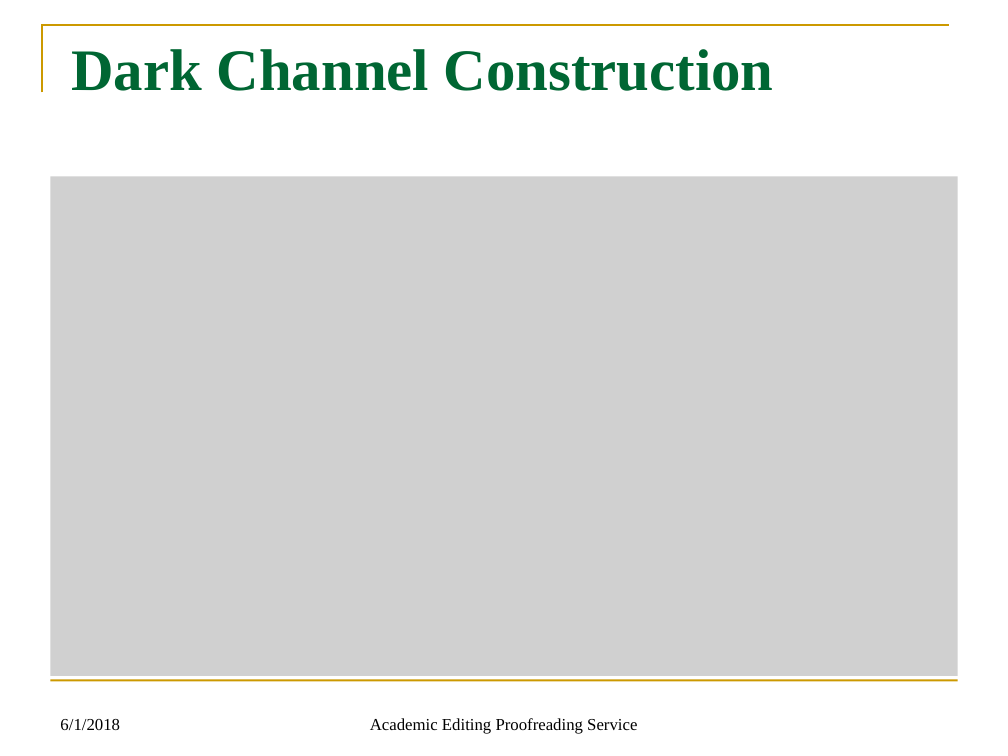
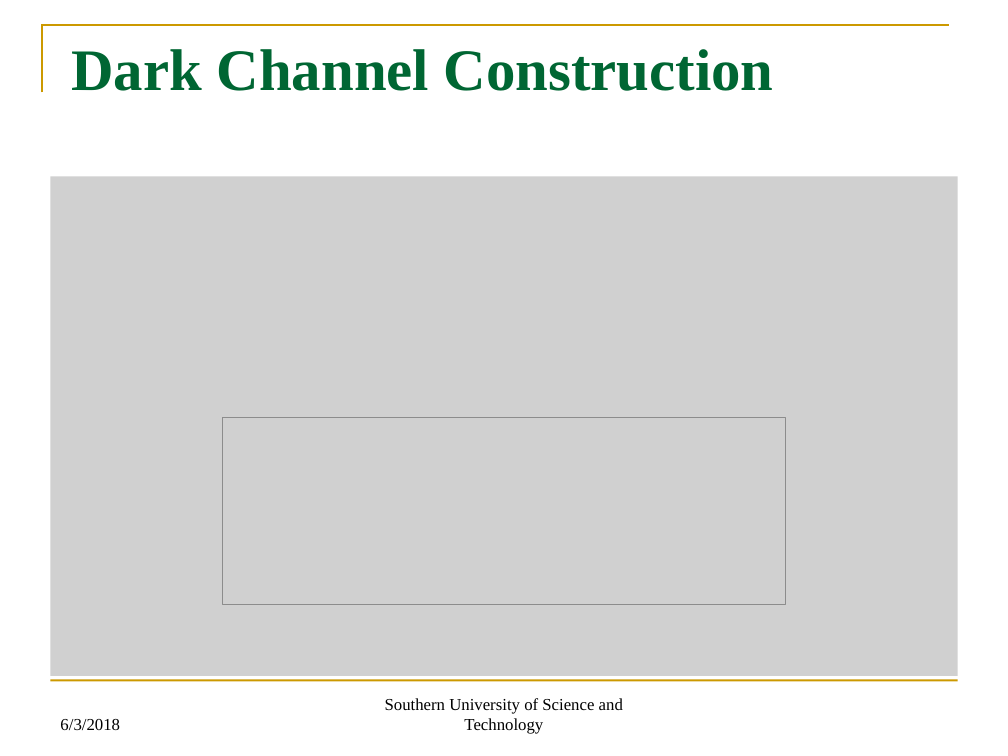
Before and after one commit to CharlesThaCat/Image-Haze-Removal-using-Dark-Channel-Prior, a slide deck: slide 6 of Image Haze Removal Using Dark Channel Prior.pptx. Drawn at 1008x756 pixels with LibreOffice and Linux fonts; fonts in the diff are those of the drawing; grey boxes stand for pictures. Boxes give left, top, right and bottom in pixels: in the first picture for what was removed or moved away, otherwise in the second. Text is boxed around its words. In the diff, an @@ line names an element or a change of style, - is before the commit and + after.

```diff
--- a/Image Haze Removal Using Dark Channel Prior.pptx
+++ b/Image Haze Removal Using Dark Channel Prior.pptx
@@ picture added at (223, 417, 786, 604) @@
@@ text at (60, 719, 120, 730): text changed @@
-6/1/2018
+6/3/2018
@@ text at (385, 698, 623, 734): text changed @@
-Academic Editing Proofreading Service
+Southern University of Science and Technology
```
Also in this commit, not shown: 24 other slides changed, 1 slide removed, 3 other files.
